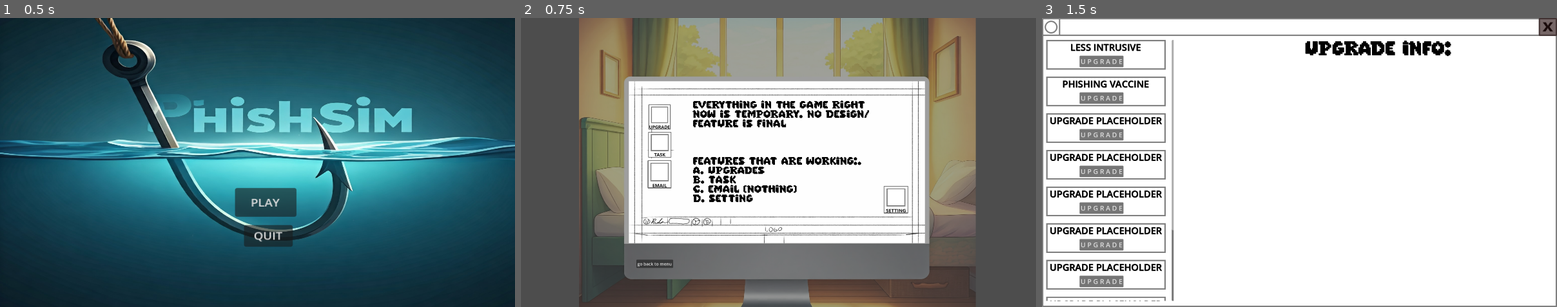
Above: before the commit, frames 1-3 (left to right).
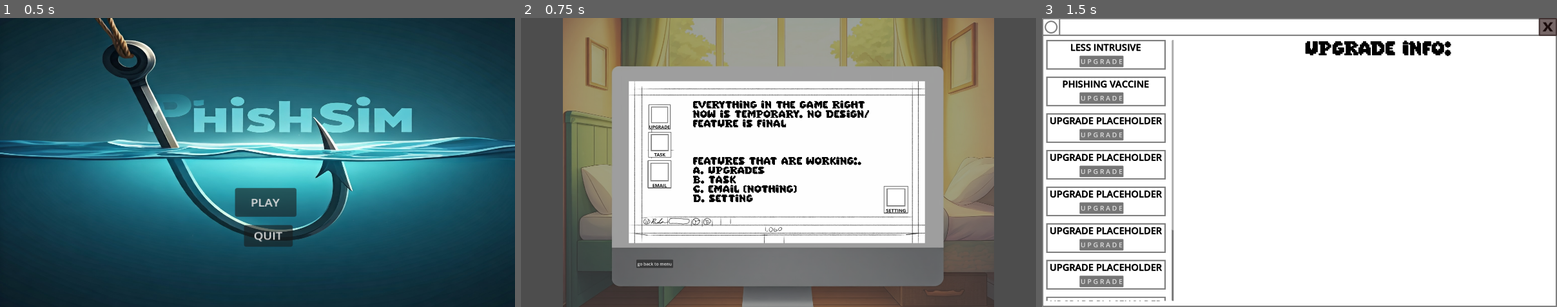
Above: after the commit, the same moments.

Repository: Bulaong-RuznielM/PhishSim---ANZUELO
Game: Godot game, scene res://SCENES/Main/menu.tscn
Same seed, same stepped clock (60 frames per second), same inputs: the game is played once before the commit and once after it. Sound files missing from this copy of the repository are replaced by a short silence.
Inputs (mouse positions are in pixels of both pictures, inside the frame that each line leads up to):
- Up to frame 1 (0.5 s): no input
- Up to frame 2 (0.75 s): click "PLAY" at 0.5 s
- Up to frame 3 (1.5 s): click (1181, 116) at 1.25 s

Frame 1 is identical in both runs. In frame 2, 21% of the frame differs, in the area x 8-92%, y 0-100%; in frame 3, nothing differs.

Commit message:
Update Game.tscn

Diff:
--- a/SCENES/Main/Game.tscn
+++ b/SCENES/Main/Game.tscn
@@ -15,8 +15,8 @@
 modulate = Color(1, 1, 1, 0.458824)
 show_behind_parent = true
 light_mask = 0
-position = Vector2(-3.99991, 104)
-scale = Vector2(0.722656, 0.71875)
+position = Vector2(2.28882e-05, 102)
+scale = Vector2(0.785156, 0.779785)
 texture = ExtResource("1_lyl00")
 
 [node name="MainWindow" type="Sprite2D" parent="."]
@@ -32,6 +32,7 @@
 offset_right = 40.0
 offset_bottom = 40.0
 script = ExtResource("3_qnqtk")
+metadata/_edit_use_anchors_ = true
 
 [node name="UPGRADES" type="Button" parent="WindowsButtons"]
 layout_mode = 0
